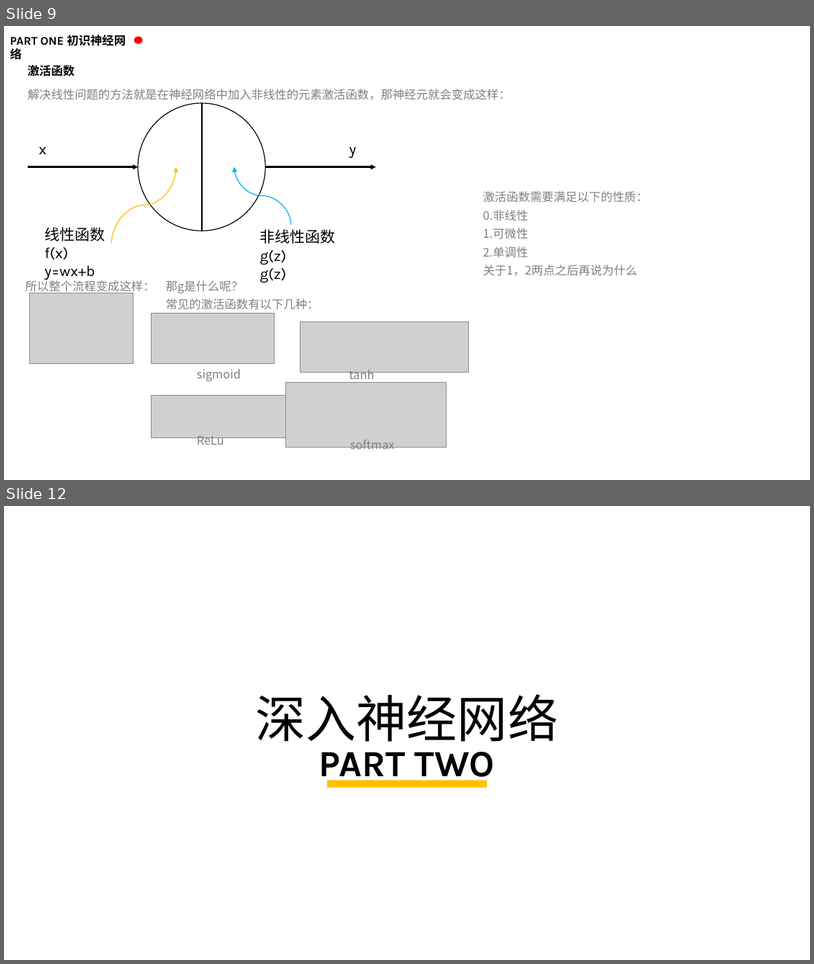
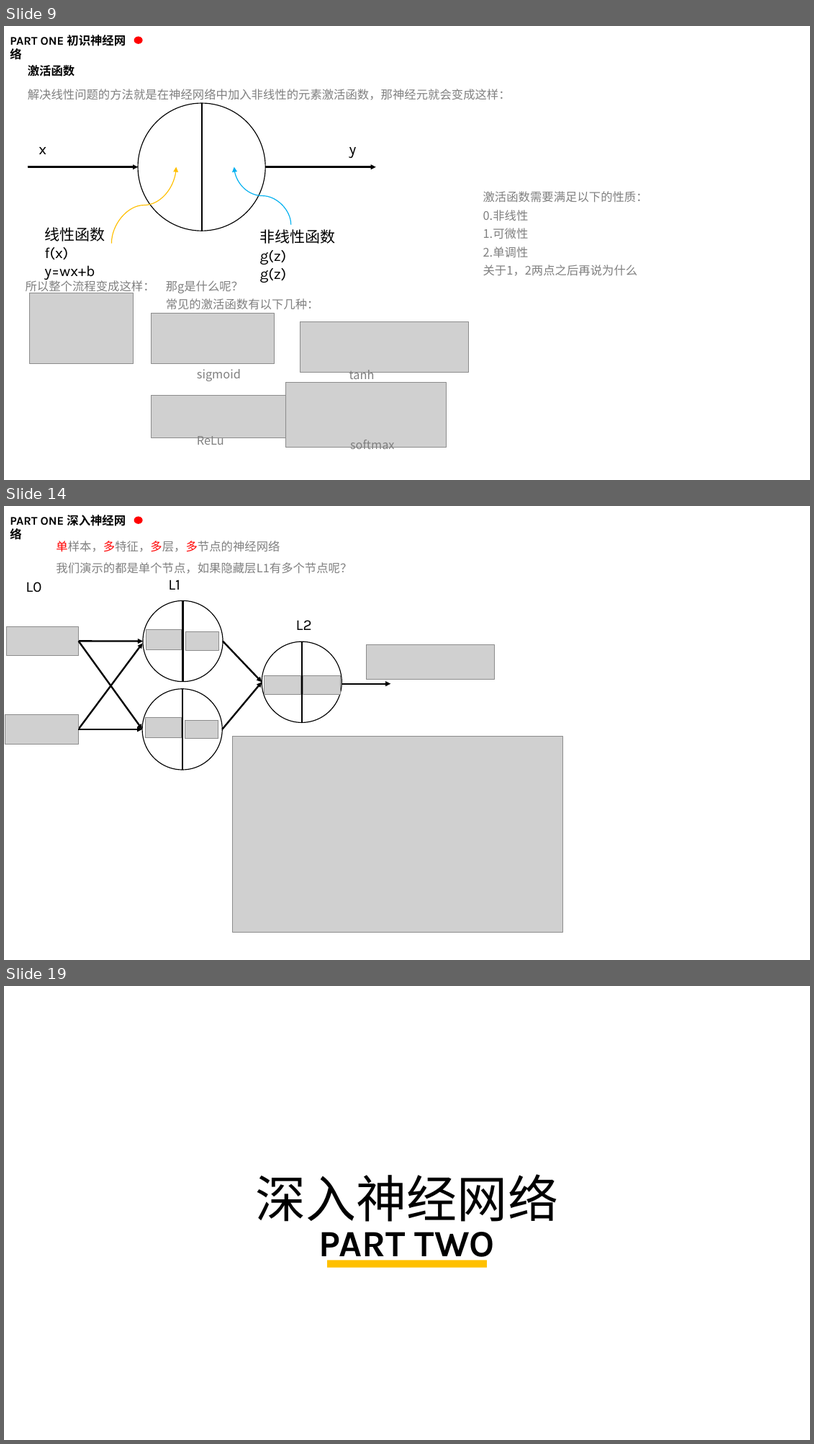
Before and after one commit to kaixinbaba/rlshare, a slide deck: 机器学习分享-神经网络.pptx. Shown one above the other, each under a label of ours: slides 9 and 12 before the commit, slides 9, 14 and 19 after it; the slides between them are not shown. The pictures are 814x964 and 814x1444 pixels, drawn with LibreOffice and Linux fonts; fonts in the diff are those of the drawing; grey boxes stand for pictures; background and template pictures are left out. Boxes give left, top, right and bottom in pixels: in the first picture for what was removed or moved away, otherwise in the second. Text is boxed around its words. In the diff, an @@ line names an element or a change of style, - is before the commit and + after.

```diff
--- a/机器学习分享-神经网络.pptx
+++ b/机器学习分享-神经网络.pptx
@@ slide 14 added at bbox=[4, 506, 810, 960], background #FFFFFF @@
@@ text added at bbox=[10, 515, 126, 543], 14 pt, text #000000, bold @@
+PART ONE 深入神经网络
@@ ellipse added at bbox=[134, 516, 142, 523], fill #FF0000 @@
@@ text added at bbox=[56, 541, 280, 552], 14 pt, text #808080 @@
+单样本，多特征，多层，多节点的神经网络
@@ text added at bbox=[56, 562, 352, 574], 14 pt, text #808080 @@
+我们演示的都是单个节点，如果隐藏层L1有多个节点呢？
@@ text added at bbox=[26, 582, 41, 592], 18 pt, text #000000 @@
+L0
@@ text added at bbox=[168, 579, 180, 590], 18 pt, text #000000 @@
+L1
@@ ellipse added at bbox=[143, 601, 223, 682], outline #000000 1 pt @@
@@ line added from (183, 601) to (183, 682), #000000 1.75 pt @@
@@ picture added at bbox=[6, 626, 78, 655] @@
@@ picture added at bbox=[146, 629, 182, 649] @@
@@ picture added at bbox=[185, 632, 219, 651] @@
@@ text added at bbox=[296, 620, 312, 630], 18 pt, text #000000 @@
+L2
@@ arrow added from (78, 641) to (143, 641), #000000 2 pt @@
@@ arrow added from (78, 729) to (142, 644), #000000 2 pt @@
@@ arrow added from (78, 641) to (142, 729), #000000 2 pt @@
@@ arrow added from (223, 641) to (262, 682), #000000 2 pt @@
@@ ellipse added at bbox=[262, 641, 342, 723], outline #000000 1 pt @@
@@ line added from (302, 641) to (302, 723), #000000 1.75 pt @@
@@ picture added at bbox=[366, 645, 494, 680] @@
@@ picture added at bbox=[264, 675, 301, 695] @@
@@ picture added at bbox=[304, 675, 341, 694] @@
@@ ellipse added at bbox=[142, 689, 222, 770], outline #000000 1 pt @@
@@ line added from (183, 689) to (183, 770), #000000 1.75 pt @@
@@ arrow added from (222, 729) to (262, 682), #000000 2 pt @@
@@ arrow added from (342, 684) to (391, 684), #000000 2 pt @@
@@ picture added at bbox=[5, 715, 78, 744] @@
@@ picture added at bbox=[146, 717, 181, 737] @@
@@ picture added at bbox=[185, 720, 219, 739] @@
@@ arrow added from (78, 729) to (142, 729), #000000 2 pt @@
@@ picture added at bbox=[233, 736, 563, 932] @@
@@ what was slide 12 is now slide 19 @@
```
Also in this commit, not shown: 2 slides changed, 6 other slides added.
